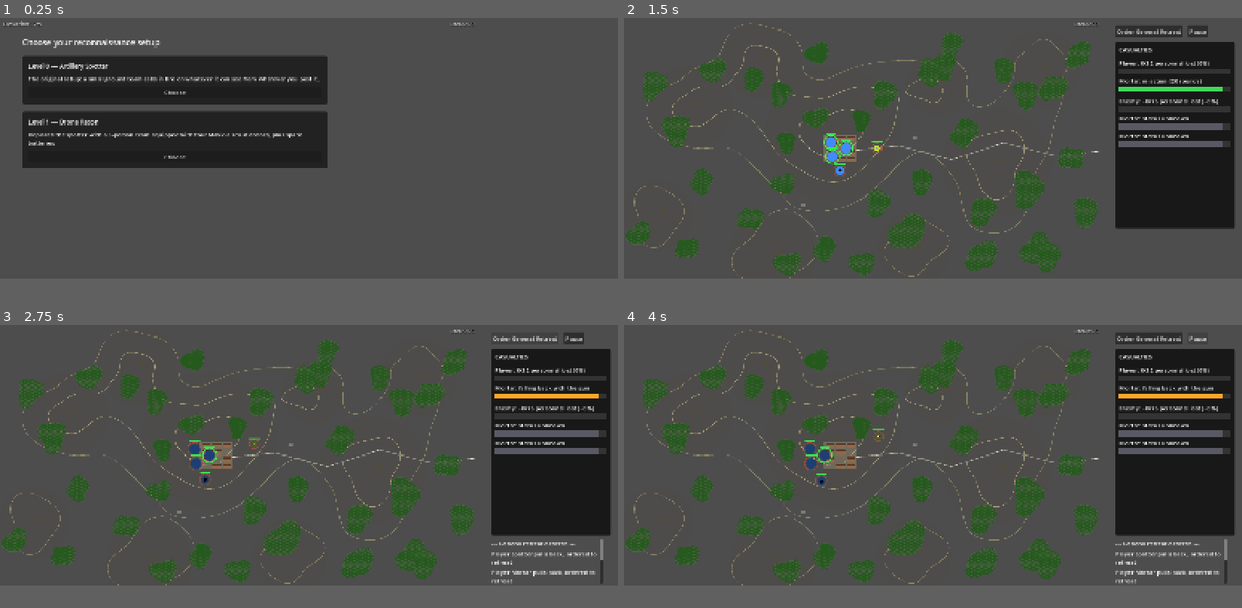
Above: before the commit, frames 1-4 (two rows, left to right).
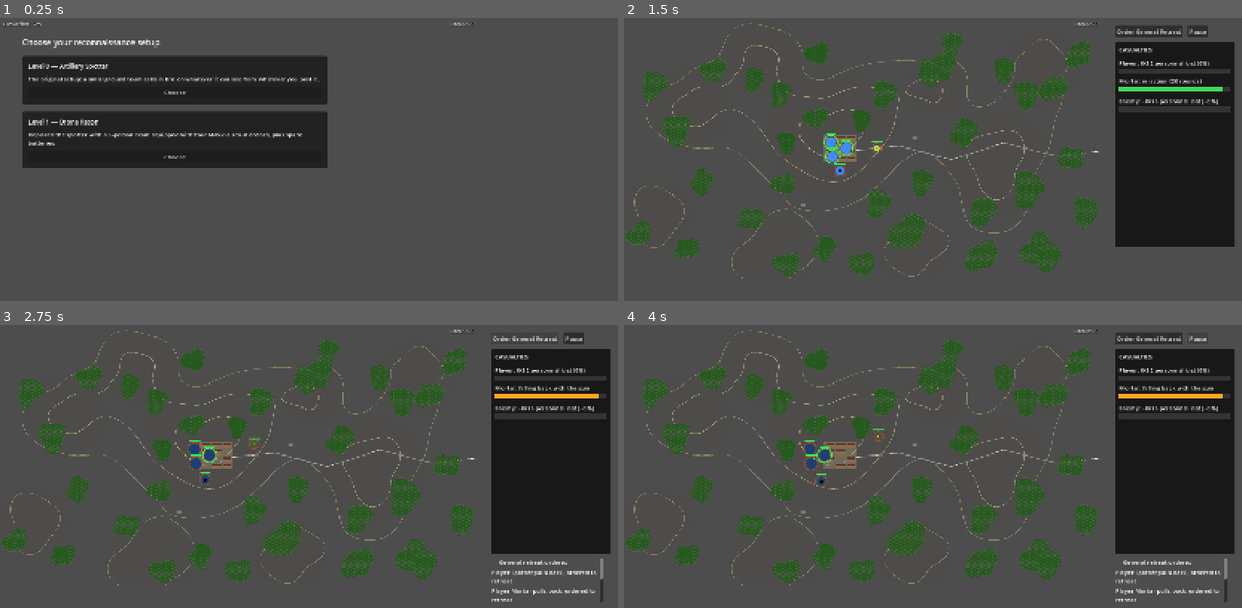
Above: after the commit, the same moments.

Repository: verybadcat/Drones
Game: Godot game, scene res://scenes/Main.tscn
Two runs of this game, one before a commit and one after it. Both use one fixed random seed, a clock stepped at 60 frames per second and the inputs below.
Inputs:
- Up to frame 1 (0.25 s): no input
- Up to frame 2 (1.5 s): click "Choose" at 0.5 s; click "Start Battle" at 1.25 s
- Up to frame 3 (2.75 s): click "Order General Retreat" at 2 s
- Up to frame 4 (4 s): click "Pause" at 2.75 s; click "Resume" at 3.5 s
The window is 800x337 before the commit and 800x366 after it. Grey fills any space a smaller window leaves; there, only what the larger window draws over its background counts as a difference.

The runs differ from the first frame. In frame 1, less than 0.1% of the frame differs, in the area x 4-52%, y 20-22%; in frame 2, 2.3%; in frame 3, 2.9%; in frame 4, 2.9%, in the area x 1-99%, y 20-98%.

Commit message:
Show only known enemy mortars in the sidebar, and allow up to the true max
CasualtyDashboard pre-allocated a hardcoded 2 enemy mortar rows, stale
since the enemy's own mortar count became variable (up to
ENEMY_MORTAR_COUNT_MAX = 3) — a 3rd mortar had no row to go in at all.
Row allocation now reads that constant directly instead of a separate
local one that can drift out of sync again.

Separately, every mortar with an allocated row showed unconditionally,
including one the player had never sighted or caught firing, rendered
as a gray "unknown" row — which still reveals a mortar exists there
purely from the row's presence. A mortar is now dropped from the
enemy-side list entirely unless the player's side has actually
discovered it: ever sighted (by any observer, drones included) or
caught firing at least once (a new permanent
mortar_ever_detected_firing, unlike the existing recency-windowed
version). The player's own mortar needs no such filter.

A 3rd enemy mortar row measured at +47px on its own, so the dashboard,
CombatLog's position below it, and the window itself all grew to make
room — safe in isolation since the map's own fixed viewport height is
independent of the window's actual height.

Co-Authored-By: Claude Sonnet 5 <noreply@anthropic.com>

Diff:
--- a/project.godot
+++ b/project.godot
@@ -22,7 +22,7 @@
 [display]
 
 window/size/viewport_width=1660
-window/size/viewport_height=700
+window/size/viewport_height=760
 window/stretch/mode="canvas_items"
 
 [rendering]
--- a/scripts/battle_manager.gd
+++ b/scripts/battle_manager.gd
@@ -4314,6 +4314,18 @@
 	if info.is_empty():
 		return false
 	return scenario_elapsed_time - info.time <= GameConfig.MORTAR_FIRE_DETECTION_EXPIRY
+
+
+## Public accessor for CasualtyDashboard's enemy mortar row: true the
+## instant a mortar has EVER been detected firing, permanently, unlike
+## mortar_recently_detected_firing's own EXPIRY-windowed version above —
+## this is "do we know this specific mortar exists at all," not "is it
+## still fresh enough to read as currently active." A stale detection
+## still means the player's side has learned this mortar is real, even
+## once too old to say anything about whether it's still in action right
+## now.
+func mortar_ever_detected_firing(mortar: Unit) -> bool:
+	return not _last_detected_mortar_fire.get(mortar, {}).is_empty()
 
 
 ## Minutes since `mortar` was last detected firing, for the same "detected
--- a/scripts/casualty_dashboard.gd
+++ b/scripts/casualty_dashboard.gd
@@ -15,7 +15,12 @@
 ## not for reading the state of the battle in one look.
 
 const BAR_SIZE: Vector2 = Vector2(280.0, 16.0)
-const MAX_MORTARS_PER_SIDE: int = 2 # the enemy fields two; the player fields one
+# The player always fields exactly one mortar (see BattleManager.
+# _spawn_player_units); the enemy's own count is rolled per battle (see
+# GameConfig.roll_enemy_force_size) up to ENEMY_MORTAR_COUNT_MAX — read
+# directly from there rather than a separate local constant, so this can
+# never again silently drift out of sync with the real spawn-side maximum.
+const MAX_PLAYER_MORTARS: int = 1
 
 const STATUS_COLOR := {
 	Unit.State.ACTIVE: Color(0.25, 0.85, 0.35),
@@ -49,21 +54,28 @@
 
 func _ready() -> void:
 	# Measured directly (a headless layout diagnostic, not a guess), with
-	# every row actually showing its full text, including the two cases
-	# that wrap to a second line at this panel's 320px width: a mortar row
-	# once its status grows a resupply suffix ("in action (22 rounds,
-	# resupply ~25m out)"), and — the tallest case by far — the drone fleet
-	# row once every one of its status components is populated at once
-	# ("1 airborne ..., 1 backup ..., N inbound, N ready ..., N swapping
-	# battery, N spare batteries ..., N lost"), a real state normal play can
-	# reach given enough battle duration, not a contrived one. That worst
-	# case measures 478px real height; 400 was sized for the single-line
-	# assumption from before these rows could wrap at all, so it overlapped
-	# main.gd's CombatLog (positioned below this panel at a fixed y) by as
-	# much as 78px. Sized here with real margin over the measured worst
+	# every row actually showing its full text, including the cases that
+	# wrap to a second line at this panel's 320px width: a mortar row once
+	# its status grows a resupply suffix ("in action (22 rounds, resupply
+	# ~25m out)"), the drone fleet row once every one of its status
+	# components is populated at once ("1 airborne ..., 1 backup ..., N
+	# inbound, N ready ..., N swapping battery, N spare batteries ..., N
+	# lost"), a real state normal play can reach given enough battle
+	# duration — and now up to GameConfig.ENEMY_MORTAR_COUNT_MAX (3) known
+	# enemy mortar rows at once, not the fixed 2 this was originally sized
+	# for, since the enemy's own mortar count is rolled per battle (see
+	# GameConfig.roll_enemy_force_size). Each additional wrapped mortar row
+	# costs ~47px (measured directly, isolating just that one row's own
+	# marginal contribution); the worst case with 3 known enemy rows
+	# projects to ~525px against the old 2-row worst case's own measured
+	# 478px. main.gd's CombatLog (positioned below this panel at a fixed y)
+	# was moved down by the same amount this grew, and the window itself
+	# was made taller to make room — see GameConfig.MAP_HEIGHT_PX's own
+	# comment for why that's safe to do without touching the map/world
+	# scale at all. Sized here with real margin over the measured worst
 	# case, not to the exact minimum, since text metrics can shift slightly
 	# across fonts/platforms.
-	custom_minimum_size = Vector2(320, 500)
+	custom_minimum_size = Vector2(320, 550)
 
 	var style := StyleBoxFlat.new()
 	style.bg_color = Color(0.07, 0.07, 0.07, 0.9)
@@ -83,7 +95,7 @@
 	_player_label = GameConfig.make_selectable_label()
 	root.add_child(_player_label)
 	_player_bar = _build_bar(root, Color(0.3, 0.85, 1.0))
-	_player_mortar_rows = _build_mortar_rows(root)
+	_player_mortar_rows = _build_mortar_rows(root, MAX_PLAYER_MORTARS)
 
 	_drone_label = GameConfig.make_selectable_label()
 	root.add_child(_drone_label)
@@ -100,7 +112,7 @@
 	_enemy_label = GameConfig.make_selectable_label()
 	root.add_child(_enemy_label)
 	_enemy_bar = _build_bar(root, Color(1.0, 0.55, 0.15))
-	_enemy_mortar_rows = _build_mortar_rows(root)
+	_enemy_mortar_rows = _build_mortar_rows(root, GameConfig.ENEMY_MORTAR_COUNT_MAX)
 
 	_refresh() # show correct values immediately, don't wait a frame
 
@@ -121,11 +133,14 @@
 ## casualty label above it — no smaller, no dimmer) plus its own colored
 ## status bar (same size as the casualty percentage bar) instead of a raw
 ## percentage — green/orange/gray/red for active/fleeing/withdrawn/destroyed.
-## Pre-allocated up to MAX_MORTARS_PER_SIDE and hidden per-refresh when a
-## side has fewer than that.
-func _build_mortar_rows(root: VBoxContainer) -> Array[Dictionary]:
+## Pre-allocated up to `max_rows` and hidden per-refresh when a side
+## actually has fewer than that many KNOWN mortars right now (see
+## _update_mortar_rows — for the enemy side, "known" excludes any mortar
+## the player's side hasn't actually discovered yet, not just however many
+## the enemy happens to field).
+func _build_mortar_rows(root: VBoxContainer, max_rows: int) -> Array[Dictionary]:
 	var rows: Array[Dictionary] = []
-	for i in MAX_MORTARS_PER_SIDE:
+	for i in max_rows:
 		var label := GameConfig.make_selectable_label()
 		root.add_child(label)
 		var bg := ColorRect.new()
@@ -147,10 +162,10 @@
 	if battle_manager == null:
 		return
 	_update_side(battle_manager.casualty_stats(Unit.Team.PLAYER), _player_label, _player_bar, "Player")
-	_update_mortar_rows(battle_manager.player_units, _player_mortar_rows)
+	_update_mortar_rows(battle_manager.player_units, _player_mortar_rows, false)
 	_update_drone_row()
 	_update_side(battle_manager.casualty_stats(Unit.Team.ENEMY), _enemy_label, _enemy_bar, "Enemy")
-	_update_mortar_rows(battle_manager.enemy_units, _enemy_mortar_rows)
+	_update_mortar_rows(battle_manager.enemy_units, _enemy_mortar_rows, true)
 
 
 ## `stats.estimated` (see BattleManager._compute_side_stats) marks the
@@ -166,11 +181,25 @@
 	bar.size = Vector2(BAR_SIZE.x * frac, BAR_SIZE.y)
 
 
-func _update_mortar_rows(units: Array[Unit], rows: Array[Dictionary]) -> void:
+## `units` is the whole side's roster (player_units or enemy_units); only
+## MORTAR-kind ones are pulled out. For the ENEMY side specifically, a
+## mortar the player's side hasn't actually discovered yet — never sighted
+## (Unit.player_has_been_sighted, set by _refresh_visibility for ANY
+## player-side observer that spots it, a drone's own detection included,
+## not just ground-unit LOS) and never even caught firing once
+## (BattleManager.mortar_ever_detected_firing) — is dropped entirely
+## rather than shown as an "unknown" row: the row's mere presence would
+## itself reveal that a mortar exists there, exactly the omniscience this
+## dashboard otherwise avoids for the enemy side. The player's own mortar
+## needs no such filter — there's no fog of war on your own units.
+func _update_mortar_rows(units: Array[Unit], rows: Array[Dictionary], is_enemy: bool) -> void:
 	var mortars: Array[Unit] = []
 	for u in units:
-		if u.kind == Unit.Kind.MORTAR:
-			mortars.append(u)
+		if u.kind != Unit.Kind.MORTAR:
+			continue
+		if is_enemy and not u.player_has_been_sighted and not battle_manager.mortar_ever_detected_firing(u):
+			continue
+		mortars.append(u)
 
 	for i in rows.size():
 		var row: Dictionary = rows[i]
--- a/scripts/game_config.gd
+++ b/scripts/game_config.gd
@@ -27,8 +27,18 @@
 ## battle canvas's width; the actual map VIEWPORT is wider still (see
 ## CAMERA_VIEWPORT_WIDTH_PX below — it also shows WEST_FLANK_WIDTH_PX of
 ## ground to the west), with the sidebar UI starting at GameConfig.
-## SIDEBAR_X (see main.gd). MAP_HEIGHT_PX is the full window height. Works
-## out to a 5000m x 3500m core battlefield.
+## SIDEBAR_X (see main.gd). Works out to a 5000m x 3500m core battlefield.
+##
+## MAP_HEIGHT_PX is the map viewport's OWN fixed height — main.gd sizes
+## map_container/map_viewport to exactly this, independent of the actual
+## window height in project.godot. The two used to be numerically equal
+## (700) back when the sidebar's own stacked elements always fit within
+## that same height; the window has since been made taller than this
+## (CasualtyDashboard needing room for a variable number of enemy mortar
+## rows) purely to give the sidebar column more vertical space below the
+## map — that's always safe to do on its own, since nothing about the
+## map/world's own scale is tied to the window's height, only to this
+## constant.
 const MAP_WIDTH_PX: float = 1000.0
 const MAP_HEIGHT_PX: float = 700.0
 const MAP_WIDTH_M: float = 5000.0
--- a/scripts/main.gd
+++ b/scripts/main.gd
@@ -351,10 +351,8 @@
 	pause_button = Button.new()
 	pause_button.text = "Pause"
 	# Same row as retreat_button (measured 181px wide) rather than a new row
-	# below it — the sidebar's vertical space is already fully accounted for
-	# down to combat_log's fixed position near the window's own 700px
-	# bottom edge (see combat_log.position below), with no slack left to
-	# push everything down a further button-row's worth.
+	# below it — casualty_dashboard's own fixed y (below) leaves no gap here
+	# for a further button-row's worth of height.
 	pause_button.position = Vector2(GameConfig.SIDEBAR_X + 181.0 + 14.0, 20)
 	pause_button.pressed.connect(_on_pause_pressed)
 	add_child(pause_button)
@@ -374,13 +372,16 @@
 	add_child(casualty_dashboard)
 
 	combat_log = CombatLog.new()
-	# 65 (dashboard's own y) + 500 (its real measured worst-case height, see
+	# 65 (dashboard's own y) + 550 (its real measured worst-case height, see
 	# CasualtyDashboard._ready) + 10px breathing room — clears the dashboard
 	# even with every row showing, drone fleet row wrapped to its full
-	# multi-line worst case included. The window is a fixed 700px tall (see
-	# project.godot); CombatLog's own declared SIZE.y (see combat_log.gd)
-	# is sized to fill what's left over.
-	combat_log.position = Vector2(GameConfig.SIDEBAR_X, 575)
+	# multi-line worst case AND up to GameConfig.ENEMY_MORTAR_COUNT_MAX
+	# known enemy mortar rows all included. The window is 760px tall (see
+	# project.godot — taller than GameConfig.MAP_HEIGHT_PX's own fixed
+	# 700px specifically to give this column the extra room, see that
+	# constant's own comment); CombatLog's own declared SIZE.y (see
+	# combat_log.gd) is sized to fill what's left over.
+	combat_log.position = Vector2(GameConfig.SIDEBAR_X, 625)
 	add_child(combat_log)
 
 	# Drawn over the map itself, bottom-left, rather than in the sidebar
Not shown, changed: docs/designs/tactical-commander-doctrine.md
